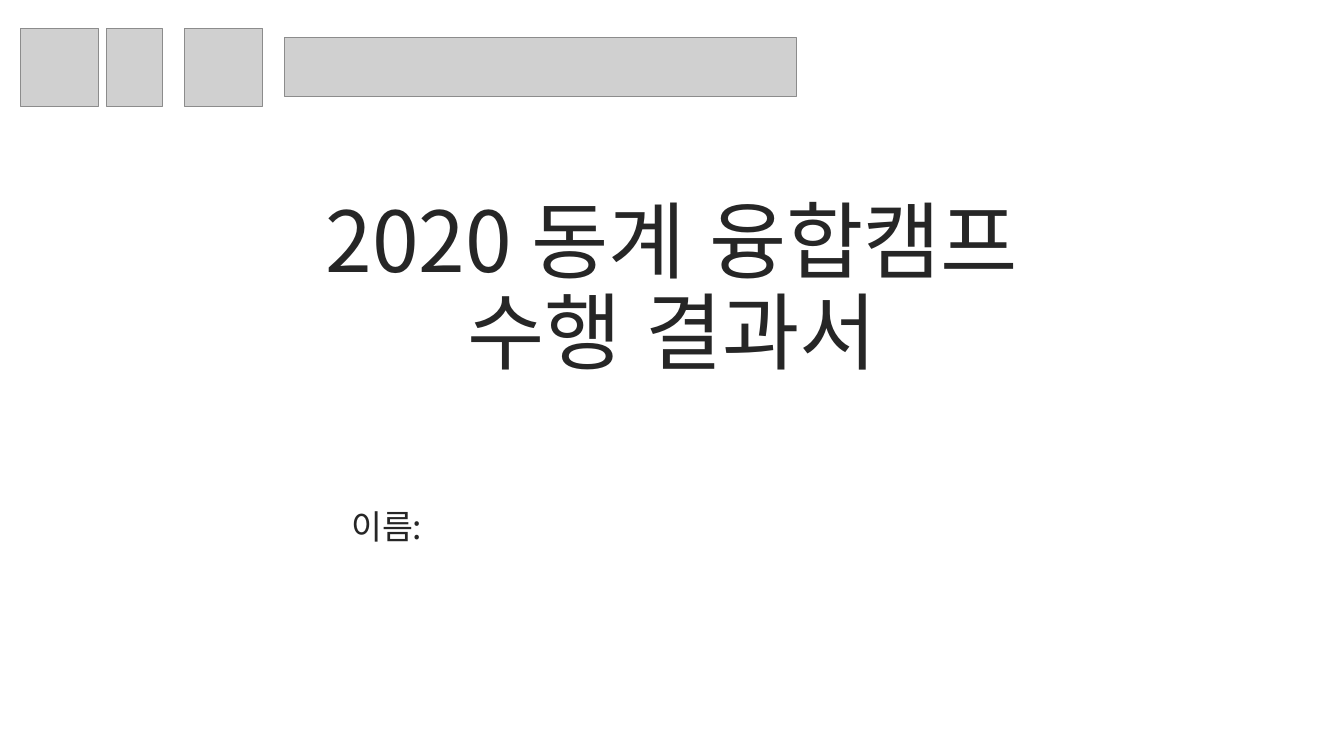
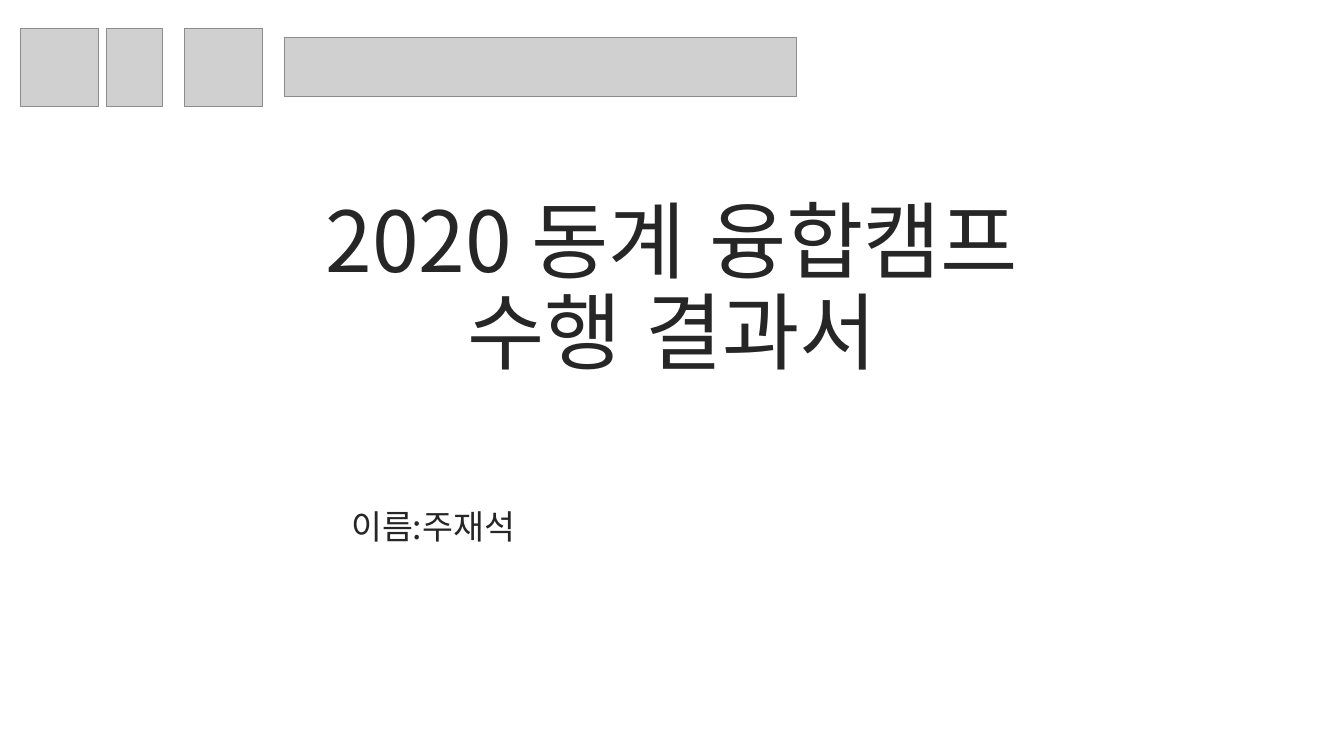
Before and after one commit to wnwotjr09/template, a slide deck: slide 1 of Report.pptx. Drawn at 1344x756 pixels with LibreOffice and Linux fonts; fonts in the diff are those of the drawing; grey boxes stand for pictures. Boxes give left, top, right and bottom in pixels: in the first picture for what was removed or moved away, otherwise in the second. Text is boxed around its words. In the diff, an @@ line names an element or a change of style, - is before the commit and + after.

```diff
--- a/Report.pptx
+++ b/Report.pptx
@@ subtitle at <box>351,511,515,542</box>: text changed @@
-이름:
+이름:주재석
```
Also in this commit, not shown: 2 other slides changed.
